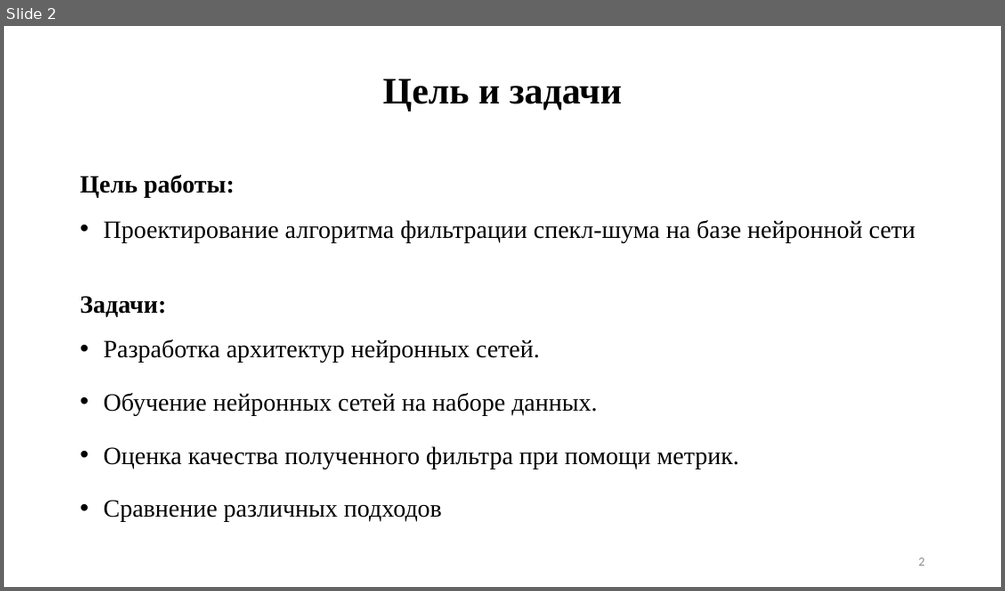
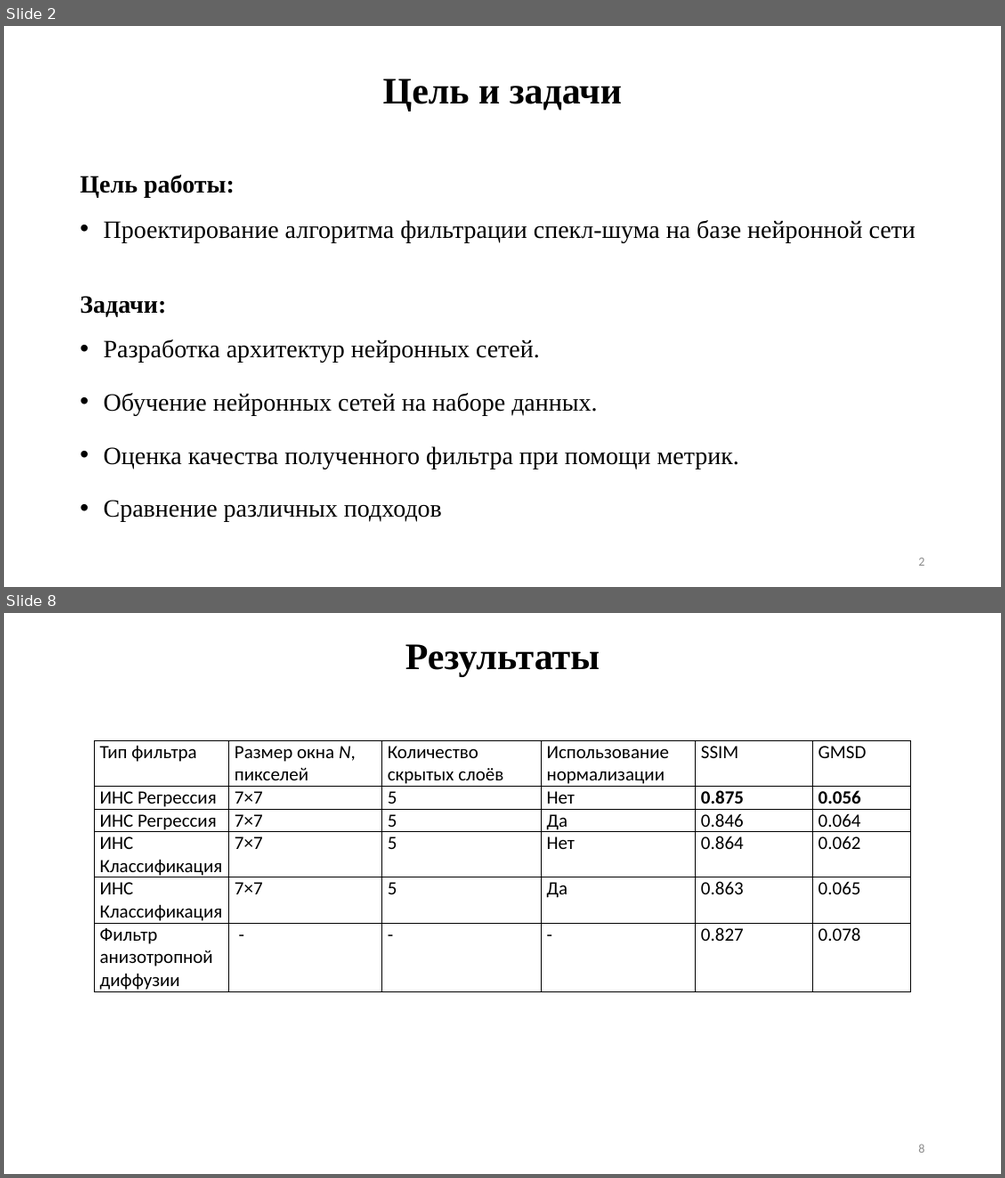
Before and after one commit to Felecort/NN_Filter_Radiolocation_Imgs, a slide deck: text/ВКР_преза.pptx. Shown one above the other, each under a label of ours: slide 2 before the commit, slides 2 and 8 after it; the slides between them are not shown. The pictures are 1005x591 and 1005x1178 pixels, drawn with LibreOffice and Linux fonts; fonts in the diff are those of the drawing. Boxes give left, top, right and bottom in pixels: in the first picture for what was removed or moved away, otherwise in the second. Text is boxed around its words. In the diff, an @@ line names an element or a change of style, - is before the commit and + after.

```diff
--- a/text/ВКР_преза.pptx
+++ b/text/ВКР_преза.pptx
@@ slide 8 added at (4,613,1001,1174), background #FFFFFF @@
@@ title added at (405,644,599,677), 36 pt, text #000000, bold @@
+Результаты
@@ table added at (95,740,911,996), 6 rows, 6 columns @@
+Тип фильтра | Размер окна N, пикселей | Количество скрытых слоёв | Использование нормализации | SSIM | GMSD
+ИНС Регрессия | 7×7 | 5 | Нет | 0.875 | 0.056
+ИНС Регрессия | 7×7 | 5 | Да | 0.846 | 0.064
+ИНС Классификация | 7×7 | 5 | Нет | 0.864 | 0.062
+ИНС Классификация | 7×7 | 5 | Да | 0.863 | 0.065
+Фильтр анизотропной диффузии | - | - | - | 0.827 | 0.078
@@ page number added at (918,1143,924,1152), 12 pt, text #8C8C8C @@
+8
```
Also in this commit, not shown: 3 slides changed, 5 other slides added, 2 slides removed, 3 other files.
